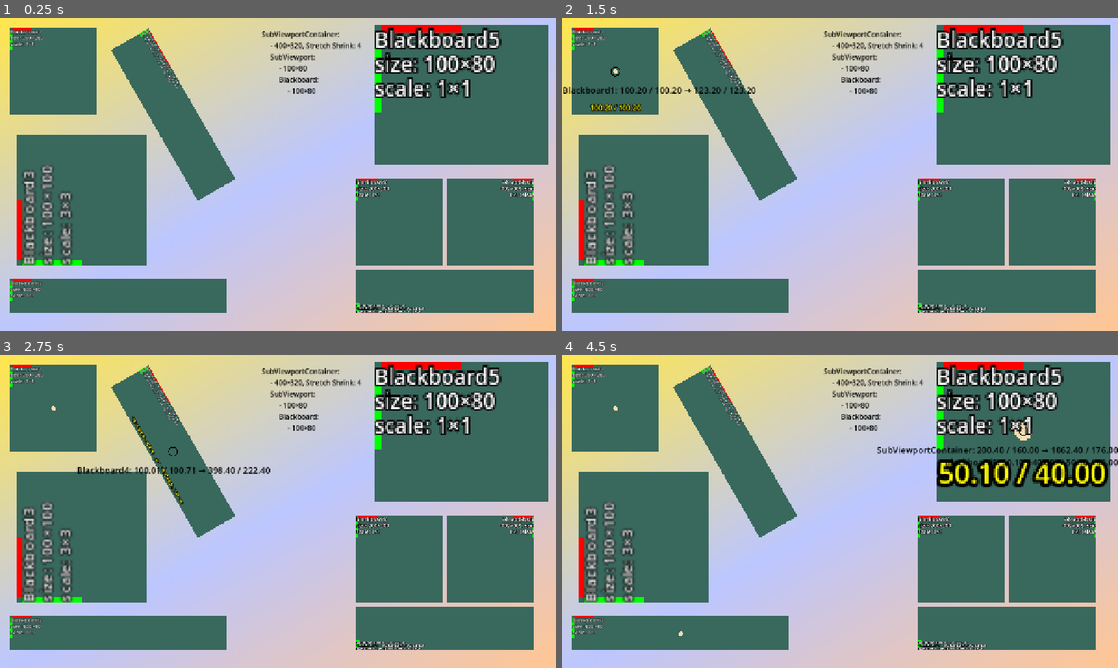
Above: before the commit, frames 1-4 (two rows, left to right).
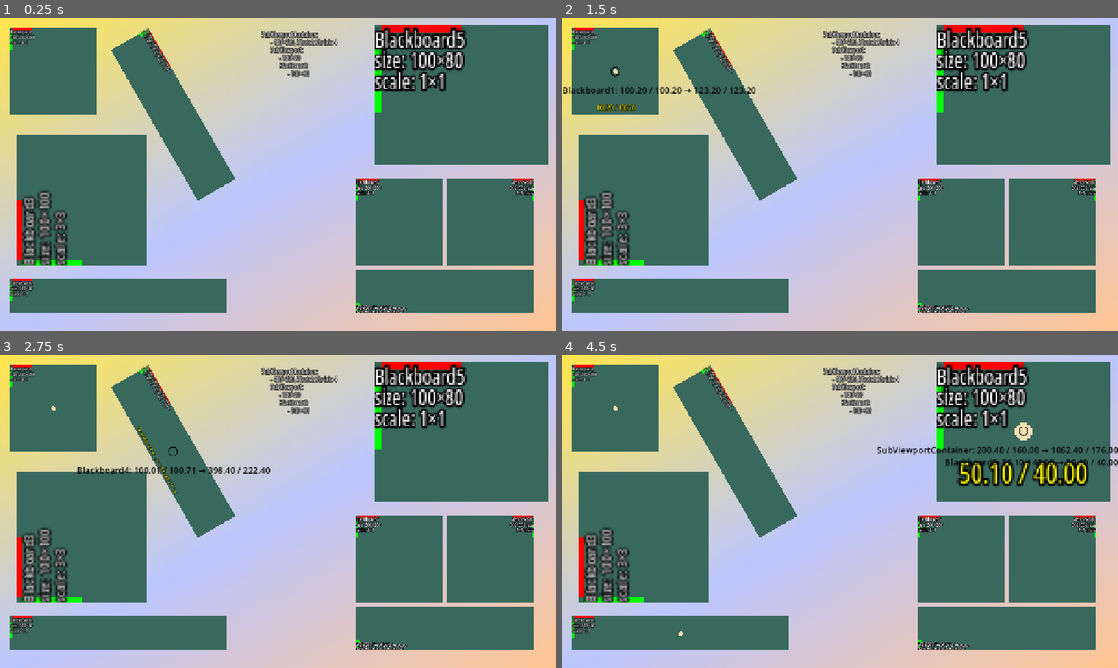
Above: after the commit, the same moments.

Repository: Toxe/godot-coordinate-systems
Game: Godot game, scene res://scenes/main.tscn
Same seed, same stepped clock (60 frames per second), same inputs: the game is played once before the commit and once after it.
Inputs (mouse positions are in pixels of both pictures, inside the frame that each line leads up to):
- Up to frame 1 (0.25 s): no input
- Up to frame 2 (1.5 s): tap Enter at 0.5 s; click (840, 174) at 0.67 s; tap Space at 1.25 s; move the mouse to (617, 71) at 1.27 s; click (617, 71) at 1.42 s
- Up to frame 3 (2.75 s): tap Enter at 2 s; move the mouse to (172, 452) at 2.02 s; click (172, 452) at 2.17 s
- Up to frame 4 (4.5 s): tap Space at 2.75, 4.25 s; move the mouse to (678, 633) at 2.77 s; click (678, 633) at 2.92 s; tap Enter at 3.5 s; move the mouse to (645, 536) at 3.52 s; click (645, 536) at 3.67 s; move the mouse to (1023, 430) at 4.27 s; click (1023, 430) at 4.42 s

The runs differ from the first frame. In frame 1, 7.3% of the frame differs, in the area x 1-96%, y 2-95%; in frame 2, 7.5%; in frame 3, 7.5%; in frame 4, 9.4%, in the area x 1-99%, y 2-95%.

Commit message:
Add custom project theme

Diff:
--- a/CoordinateSystems/project.godot
+++ b/CoordinateSystems/project.godot
@@ -37,3 +37,7 @@
 window/size/viewport_width=1280
 window/size/viewport_height=720
 window/stretch/mode="canvas_items"
+
+[gui]
+
+theme/custom="uid://cmfpnfk6hasji"
--- a/CoordinateSystems/scenes/blackboard.tscn
+++ b/CoordinateSystems/scenes/blackboard.tscn
@@ -29,9 +29,6 @@
 grow_horizontal = 2
 grow_vertical = 0
 theme_override_colors/font_color = Color(1, 1, 0, 1)
-theme_override_colors/font_outline_color = Color(0, 0, 0, 1)
-theme_override_constants/outline_size = 8
-theme_override_font_sizes/font_size = 16
 text = "0/0"
 horizontal_alignment = 1
 
@@ -41,10 +38,6 @@
 anchor_right = 1.0
 offset_bottom = 31.0
 grow_horizontal = 2
-theme_override_colors/font_color = Color(1, 1, 1, 1)
-theme_override_colors/font_outline_color = Color(0, 0, 0, 1)
-theme_override_constants/paragraph_spacing = -6
-theme_override_constants/outline_size = 4
 theme_override_font_sizes/font_size = 12
 text = "name
 size
--- a/CoordinateSystems/scenes/main.tscn
+++ b/CoordinateSystems/scenes/main.tscn
@@ -89,7 +89,6 @@
 offset_top = 26.0
 offset_right = 832.0
 offset_bottom = 179.0
-theme_override_colors/font_color = Color(0, 0, 0, 1)
 text = "SubViewportContainer:
 	- 400×320, Stretch Shrink: 4
 	SubViewport:
--- /dev/null
+++ b/CoordinateSystems/scenes/theme.tres
@@ -0,0 +1,15 @@
+[gd_resource type="Theme" format=3 uid="uid://cmfpnfk6hasji"]
+
+[ext_resource type="FontFile" uid="uid://bi2gkravrnfda" path="res://assets/fonts/NotoSans.ttf" id="1_nx7ni"]
+
+[sub_resource type="FontVariation" id="FontVariation_jm5n4"]
+base_font = ExtResource("1_nx7ni")
+variation_opentype = {
+2003072104: 62,
+2003265652: 400
+}
+
+[resource]
+default_font = SubResource("FontVariation_jm5n4")
+Label/constants/line_spacing = -5
+Label/constants/outline_size = 5
